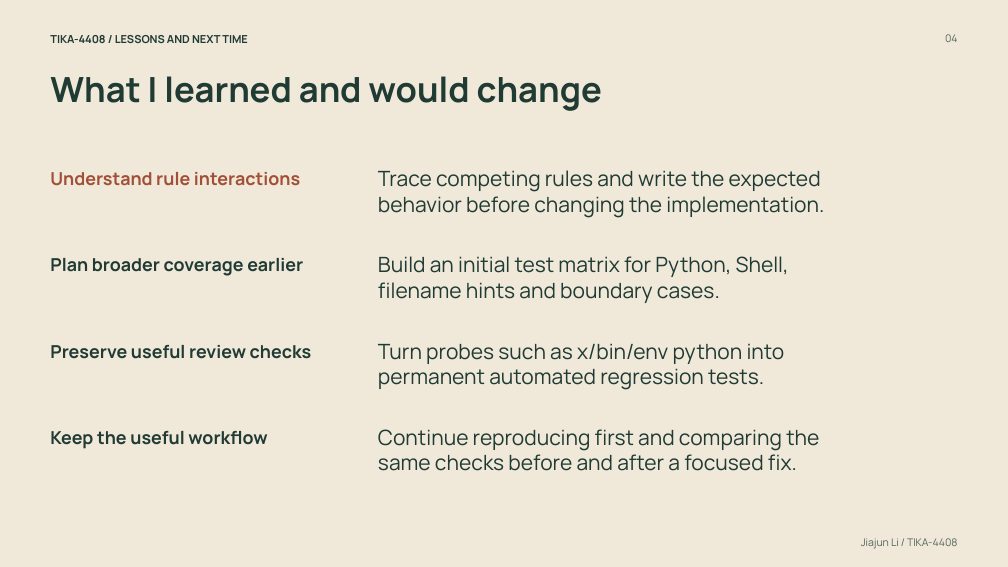
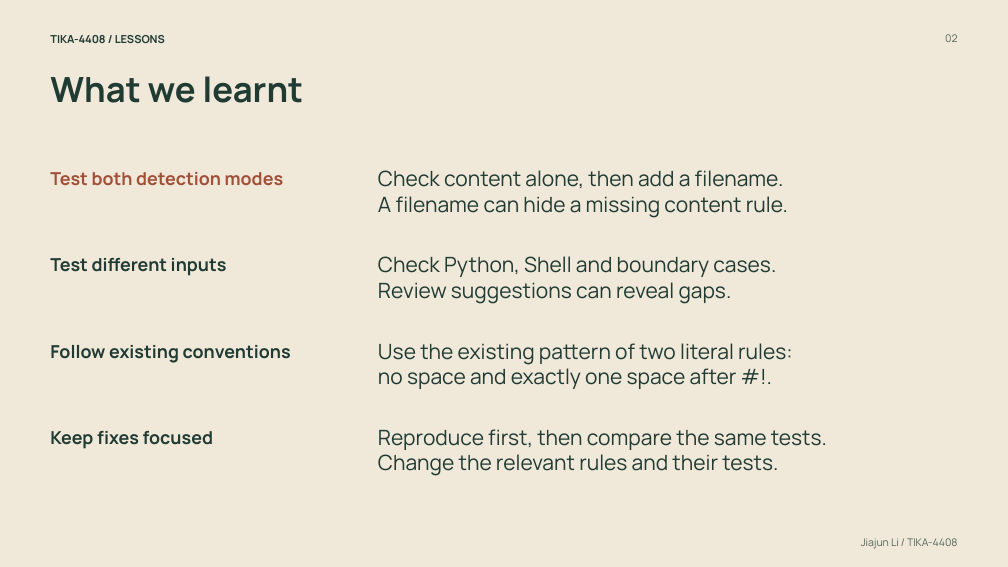
Before and after one commit to u8026876/comp2120-gyg-a5, a slide deck: slide 2 of presentation/Jiajun-TIKA-4408-section.pptx (slide 4 before the commit). Drawn at 1008x567 pixels with LibreOffice and Linux fonts; fonts in the diff are those of the drawing. Boxes give left, top, right and bottom in pixels: in the first picture for what was removed or moved away, otherwise in the second. Text is boxed around its words. In the diff, an @@ line names an element or a change of style, - is before the commit and + after.

```diff
--- a/presentation/Jiajun-TIKA-4408-section.pptx
+++ b/presentation/Jiajun-TIKA-4408-section.pptx
@@ text at bbox=[50, 35, 165, 43]: text changed @@
-TIKA-4408 / LESSONS AND NEXT TIME
+TIKA-4408 / LESSONS
@@ text at bbox=[945, 34, 957, 42]: text changed @@
-04
+02
@@ title at bbox=[50, 76, 304, 103]: text changed @@
-What I learned and would change
+What we learnt
@@ text at bbox=[50, 172, 283, 185]: text changed @@
-Understand rule interactions
+Test both detection modes
@@ text at bbox=[378, 170, 788, 218]: text changed @@
-Trace competing rules and write the expected
-behavior before changing the implementation.
+Check content alone, then add a filename.
+A filename can hide a missing content rule.
@@ text at bbox=[50, 258, 227, 276]: text changed @@
-Plan broader coverage earlier
+Test different inputs
@@ text at bbox=[378, 256, 776, 304]: text changed @@
-Build an initial test matrix for Python, Shell,
-filename hints and boundary cases.
+Check Python, Shell and boundary cases.
+Review suggestions can reveal gaps.
@@ text at bbox=[50, 345, 291, 363]: text changed @@
-Preserve useful review checks
+Follow existing conventions
@@ text at bbox=[378, 343, 793, 389]: text changed @@
-Turn probes such as x/bin/env python into
-permanent automated regression tests.
+Use the existing pattern of two literal rules:
+no space and exactly one space after #!.
@@ text at bbox=[50, 431, 213, 449]: text changed @@
-Keep the useful workflow
+Keep fixes focused
@@ text at bbox=[378, 429, 827, 476]: text changed @@
-Continue reproducing first and comparing the
-same checks before and after a focused fix.
+Reproduce first, then compare the same tests.
+Change the relevant rules and their tests.
```
Also in this commit, not shown: 1 other slide changed, 2 slides removed, 1 other file.
